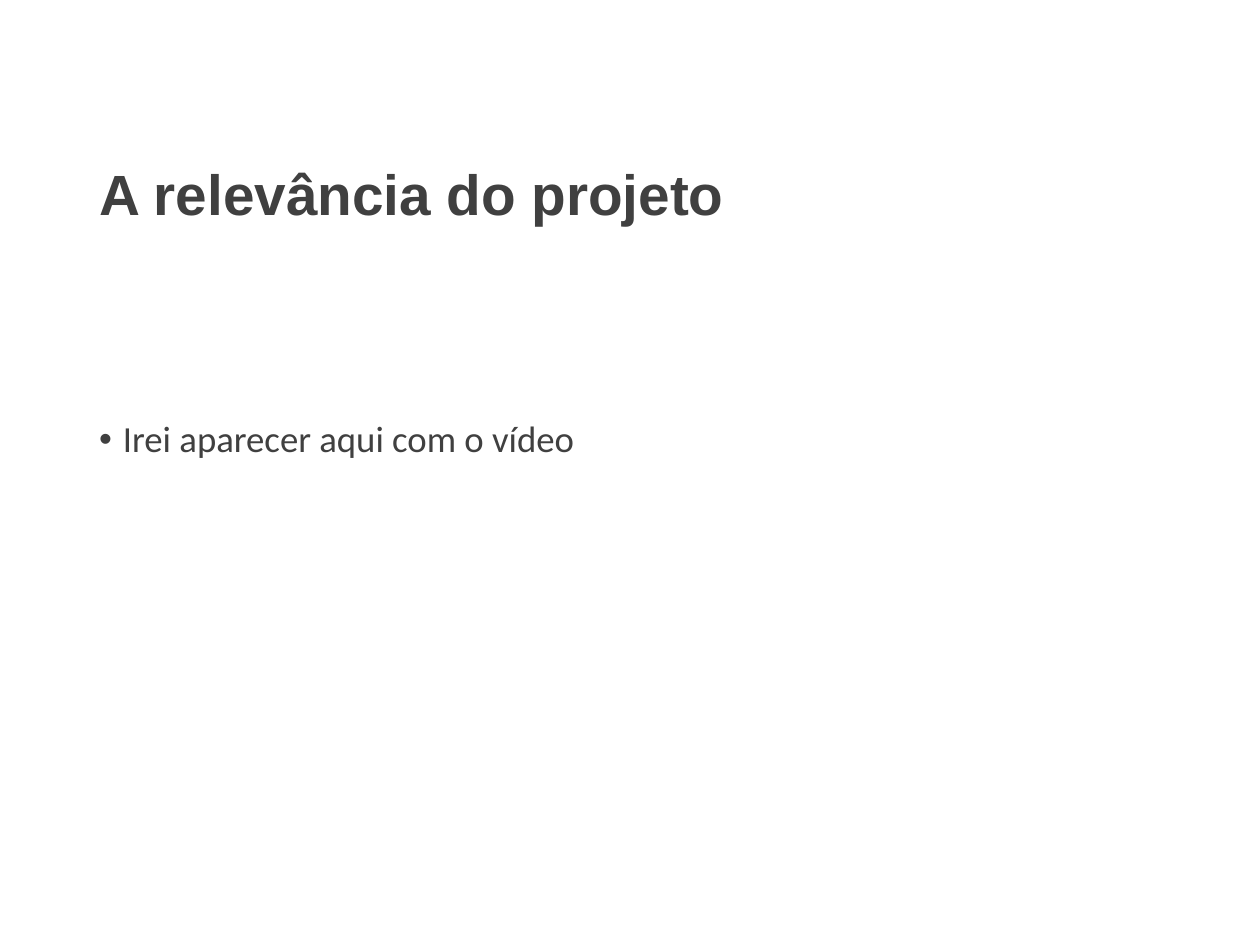
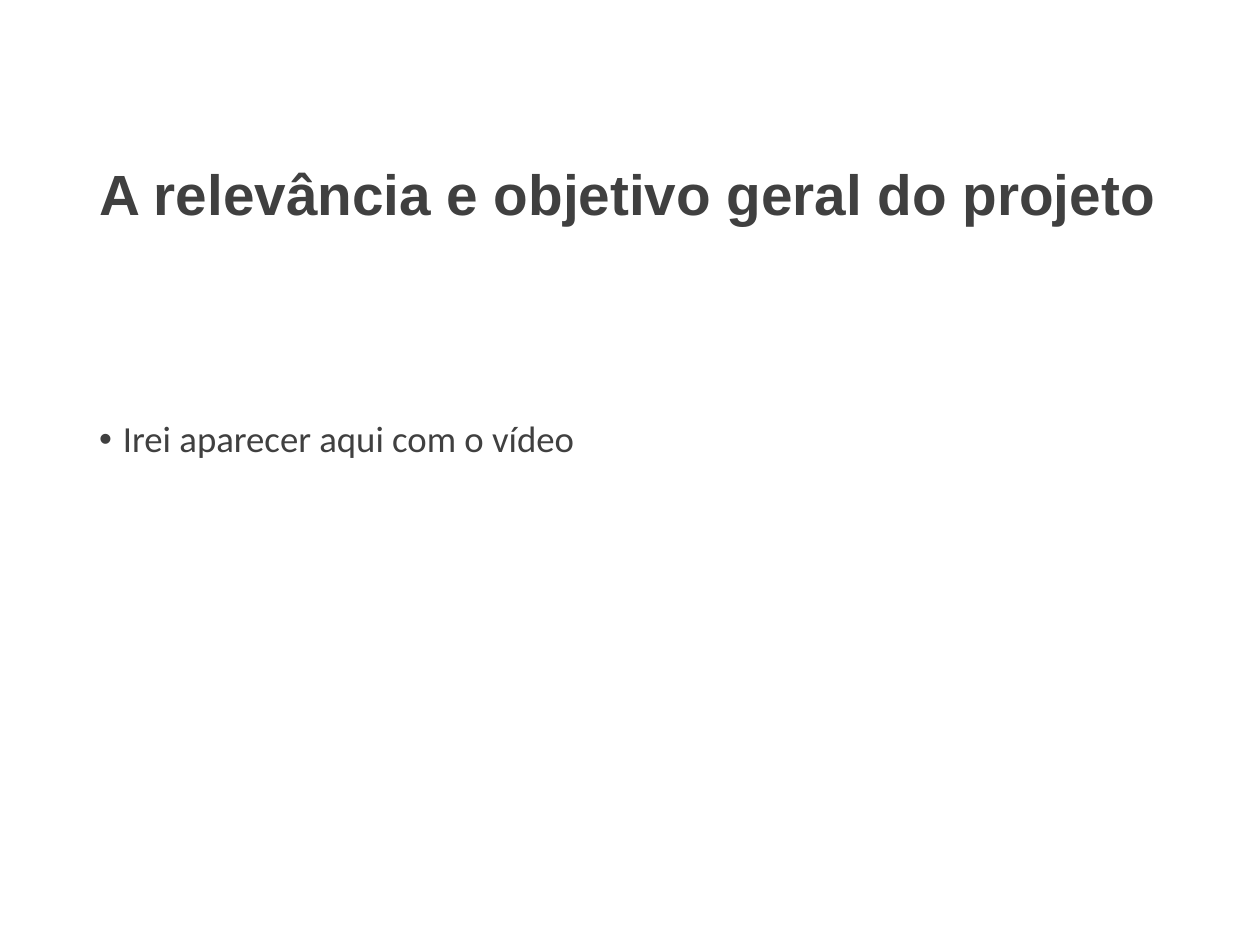
Before and after one commit to ygonb/PIBEX, a slide deck: slide 2 of Vídeo e Relatório Parcial/SLIDE APRESENTAÇÃO PARCIAL.pptx. Drawn at 1260x945 pixels with LibreOffice and Linux fonts; fonts in the diff are those of the drawing; background and template pictures are left out. Boxes give left, top, right and bottom in pixels: in the first picture for what was removed or moved away, otherwise in the second. Text is boxed around its words. In the diff, an @@ line names an element or a change of style, - is before the commit and + after.

```diff
--- a/Vídeo e Relatório Parcial/SLIDE APRESENTAÇÃO PARCIAL.pptx
+++ b/Vídeo e Relatório Parcial/SLIDE APRESENTAÇÃO PARCIAL.pptx
@@ title at [99,172,1155,225]: text changed @@
-A relevância do projeto
+A relevância e objetivo geral do projeto
```
Also in this commit, not shown: 1 other slide changed.
